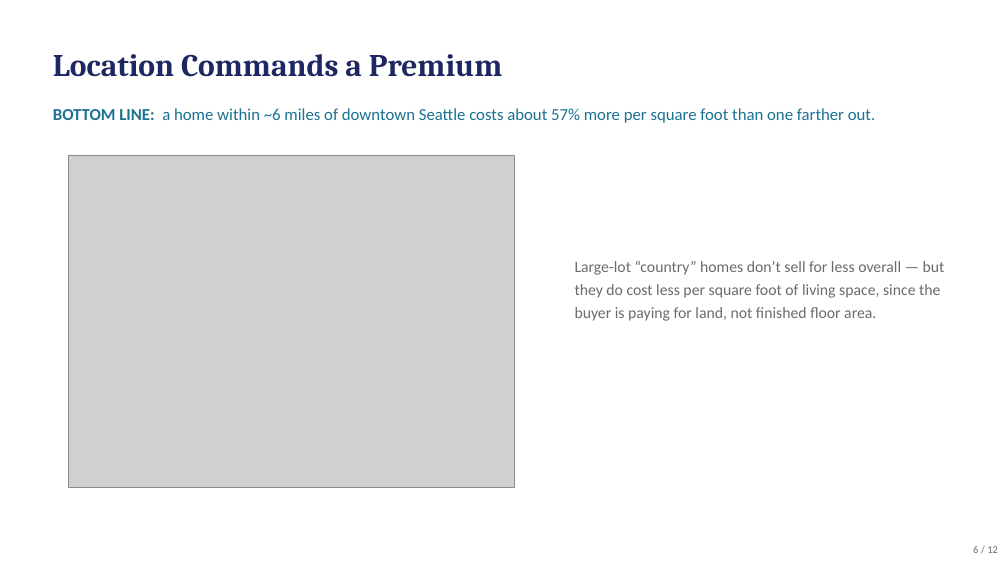
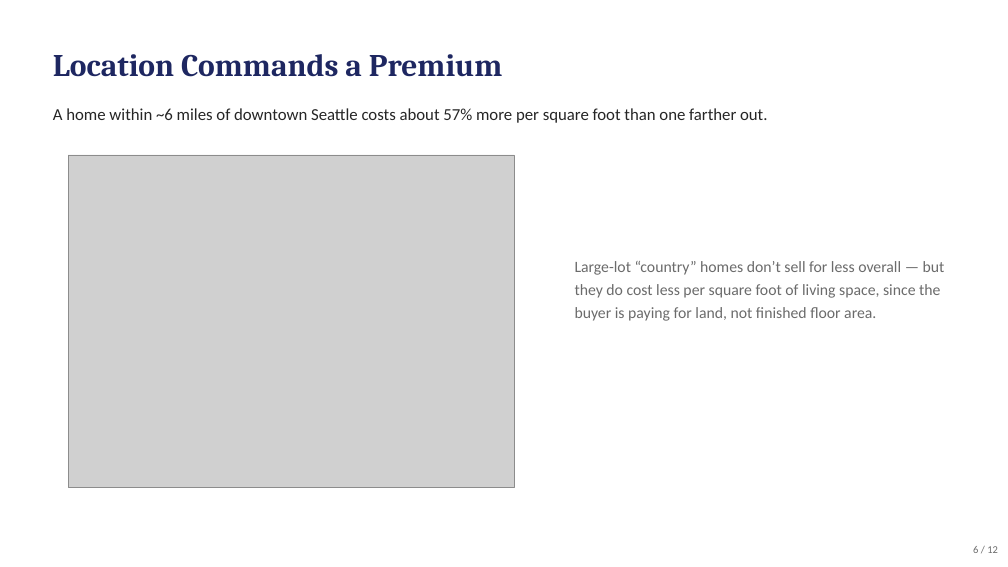
Before and after one commit to jolennd/ds-eda-project, a slide deck: slide 6 of presentation.pptx. Drawn at 1008x567 pixels with LibreOffice and Linux fonts; fonts in the diff are those of the drawing; grey boxes stand for pictures. Boxes give left, top, right and bottom in pixels: in the first picture for what was removed or moved away, otherwise in the second. Text is boxed around its words. In the diff, an @@ line names an element or a change of style, - is before the commit and + after.

```diff
--- a/presentation.pptx
+++ b/presentation.pptx
@@ text at (53, 108, 767, 123): text changed; text colour #1C7293 to #262626 @@
-BOTTOM LINE: a home within ~6 miles of downtown Seattle costs about 57% more per square foot than one farther out.
+A home within ~6 miles of downtown Seattle costs about 57% more per square foot than one farther out.
```
Also in this commit, not shown: 5 other slides changed, 1 other file.
